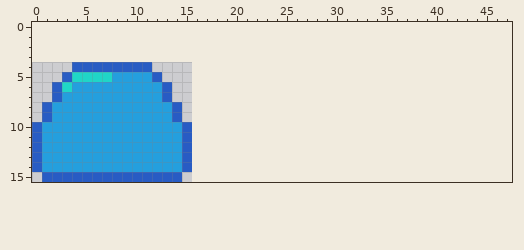
Pixel-art file: thrower_alchemist/content/entities/slime/slime.aseprite. Above: the version before the commit.
16x12 pixels, 1 frame. The old version is drawn lined up with the new one, on the new canvas.
The same view after the edit:
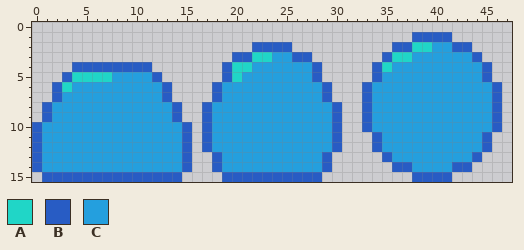
Palette (. is transparent): A #20d6c7  B #285cc4  C #249fde
Log entry: feat: Upgraded animations of the slime
Change:
canvas 16x12 -> 48x16, the old top-left corner now at 0,4
y 1: x 38..41 .... -> BBBB
y 2: x 22..25 .... -> BBBB; x 36..43 ........ -> BBAACCBB
y 3: x 20..27 ........ -> BBAACCBB; x 35..44 .......... -> BAACCCCCCB
y 4: x 19..28 .......... -> BAACCCCCCB; x 34..45 ............ -> BACCCCCCCCCB
y 5: x 19..28 .......... -> BACCCCCCCB; x 34..45 ............ -> BCCCCCCCCCCB
y 6..7: x 18..29 ............ -> BCCCCCCCCCCB; x 33..46 .............. -> BCCCCCCCCCCCCB
y 8..10: x 17..30 .............. -> BCCCCCCCCCCCCB; x 33..46 .............. -> BCCCCCCCCCCCCB
y 11..12: x 17..30 .............. -> BCCCCCCCCCCCCB; x 34..45 ............ -> BCCCCCCCCCCB
y 13: x 18..29 ............ -> BCCCCCCCCCCB; x 35..44 .......... -> BCCCCCCCCB
y 14: x 18..29 ............ -> BCCCCCCCCCCB; x 36..43 ........ -> BBCCCCBB
y 15: x 19..28 .......... -> BBBBBBBBBB; x 38..41 .... -> BBBB
Where, in picture pixels (left, top, right, bottom), the same in both pictures:
added: (202, 32, 502, 182)
